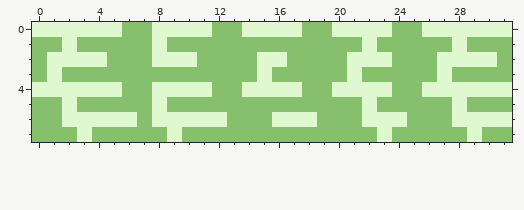
Pixel-art file, stored at assets/.edits/water-anim.aseprite. Above is the file before it was changed.
32x8 pixels, 1 frame.
After the commit:
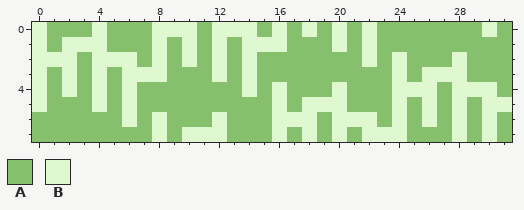
Palette (. is transparent): A #86c06c  B #e0f8cf
Log entry: Add Rivers Cave creek anim and fix creek flow trigger events
What changed:
layer "Left" added
layer "Right" added
layer "Up" added
layer "Layer 1" removed
--- layer "Up"
@@ x 0..31 @@
-0 BBBBBBAABBBBAABBBBAABBBBAABBBBBB
-1 AABAAAAABAAAAAAAAAAAAABAAAAABAAA
-2 ABBBBAAABBBAAAABBAAAABBBAAABBBBA
-3 ABAAAAAAAAAAAAABAAAAABAAAAABAAAA
-4 BBBBBBAABBBBAABBBBAABBBBAABBBBBB
-5 AABAAAAABAAAAAAAAAAAAABAAAAABAAA
-6 AABBBBBABBBBBAAABBBAAABBBAAABBBB
-7 AAABAAAAABAAAAAAAAAAAAABAAAAABAA
+0 BAAABAAABBBABBBABABABABAAAAAAABA
+1 BABBBAAABABABABBBAAABABAAAAAAAAA
+2 BBBABBBABABABABAAAAAAABABAAABAAA
+3 BABABABBBAAABABAAAAAAAAABABBBAAA
+4 BABABABAAAAAAABABAAABAAABBBABBBA
+5 BAAABABAAAAAAAAABABBBAAABABABABB
+6 AAAAAABABAAABAAABBBABBBABABABABA
+7 AAAAAAAABABBBAAABABABABBBAAABABA
